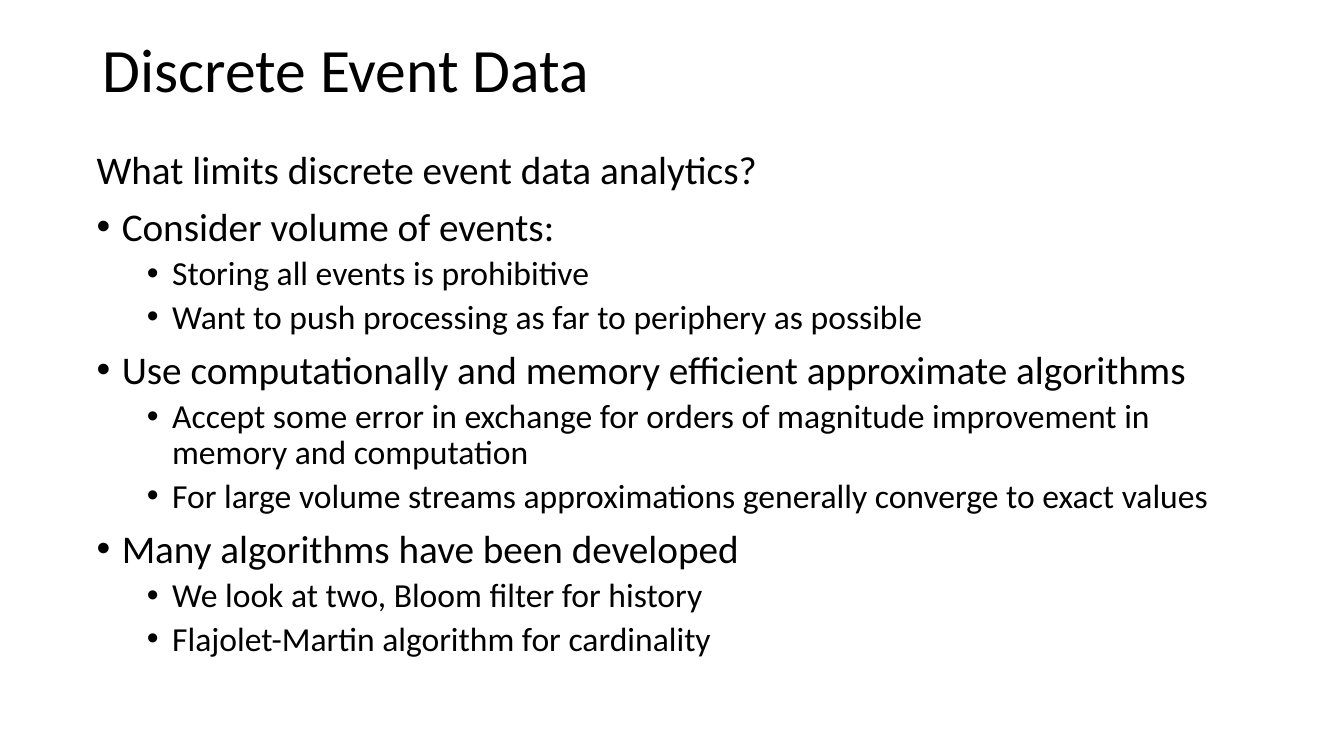
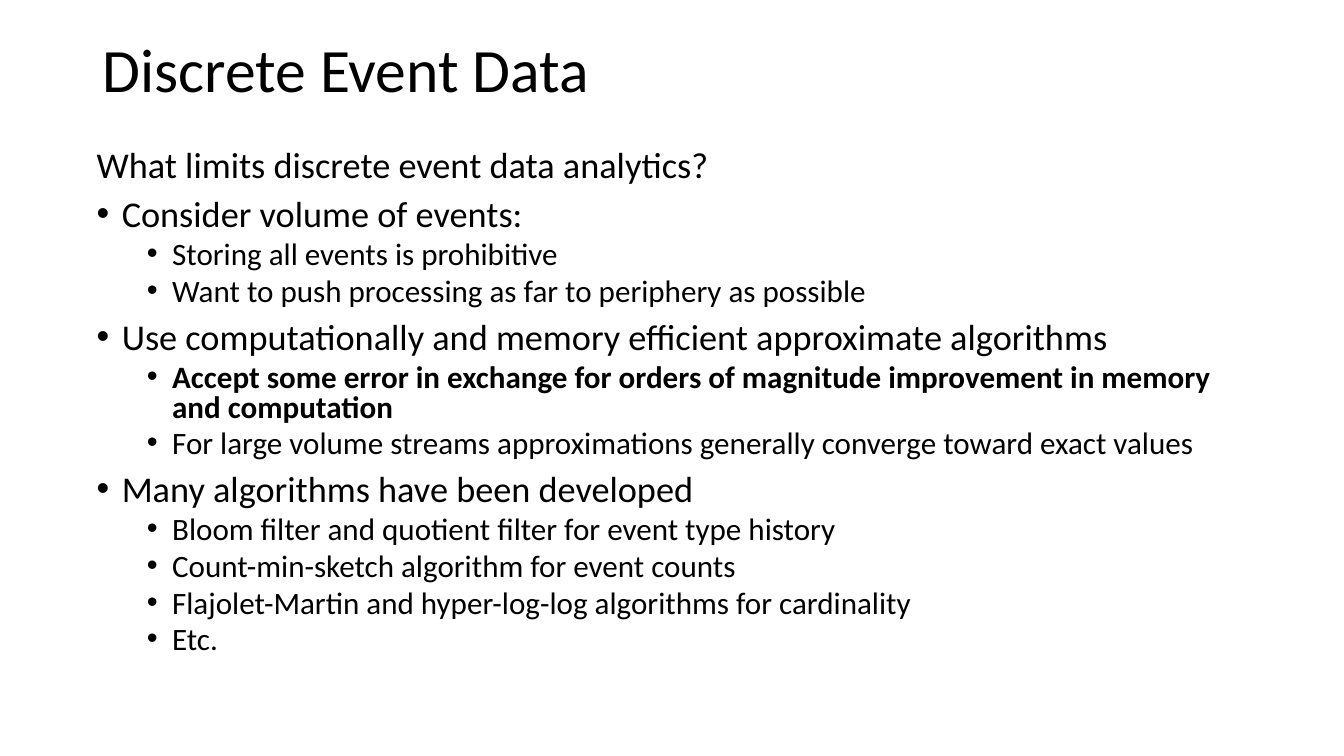
Before and after one commit to StephenElston/CSCI-E-108, a slide deck: slide 27 of slides/3_StreamingAnalytics.pptx. Drawn at 1344x756 pixels with LibreOffice and Linux fonts; fonts in the diff are those of the drawing. Boxes give left, top, right and bottom in pixels: in the first picture for what was removed or moved away, otherwise in the second. Text is boxed around its words. In the diff, an @@ line names an element or a change of style, - is before the commit and + after.

Commit message:
Edited slides, started seciton on count min sketch

```diff
--- a/slides/3_StreamingAnalytics.pptx
+++ b/slides/3_StreamingAnalytics.pptx
@@ text at (x1=97, y1=152, x2=1210, y2=509): size 28 to 25.9 pt in "What limits discrete event data analytics?", "Consider volume of events:", "Use computationally and memory efficient approximate algorit ...", "Many algorithms have been developed"; size 24 to 22.2 pt in "Storing all events is prohibitive", "Want to push processing as far to ...", "Accept some error in exchange for orders ..."; bold on in "Accept some error in exchange for orders ..."; line spacing 0.9 to 0.8 @@
@@ text at (x1=172, y1=432, x2=1192, y2=460): text changed; size 24 to 22.2 pt @@
-  • For large volume streams approximations generally converge to exact values
+  • For large volume streams approximations generally converge toward exact values
@@ text at (x1=172, y1=518, x2=910, y2=651): text changed; size 24 to 22.2 pt @@
-  • We look at two, Bloom filter for history
-  • Flajolet-Martin algorithm for cardinality
+  • Bloom filter and quotient filter for event type history
+  • Count-min-sketch algorithm for event counts
+  • Flajolet-Martin and hyper-log-log algorithms for cardinality
+  • Etc.
```
Also in this commit, not shown: 7 other slides changed, 2 slides added.
